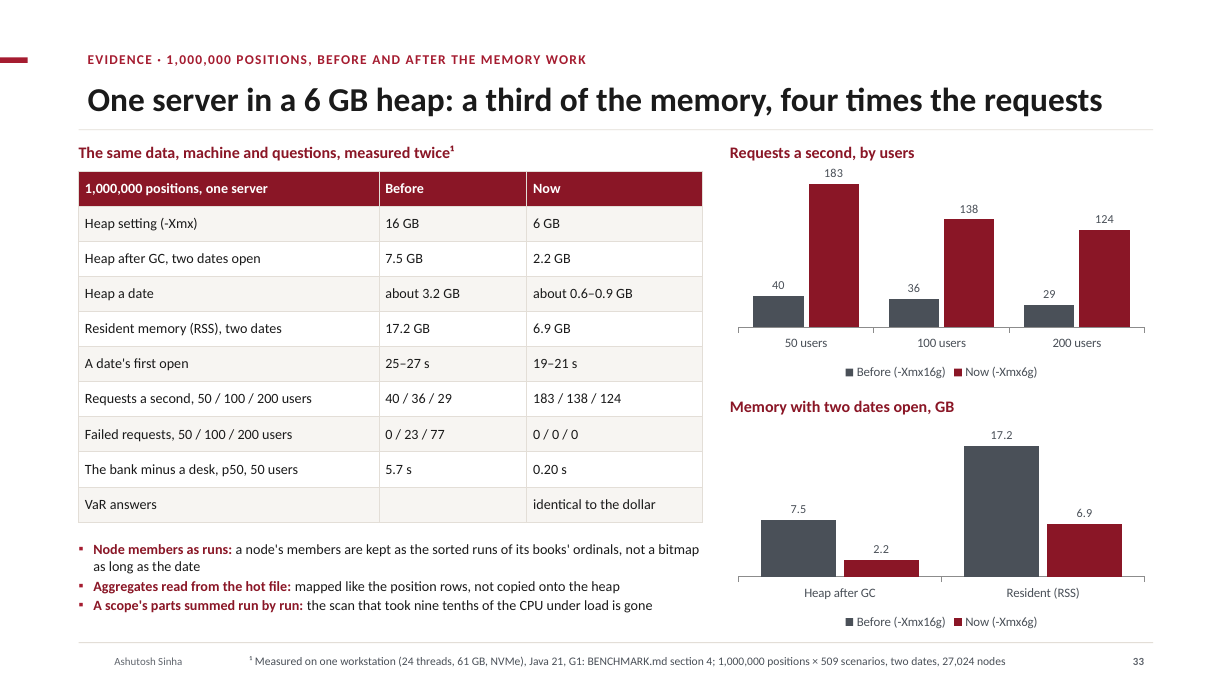
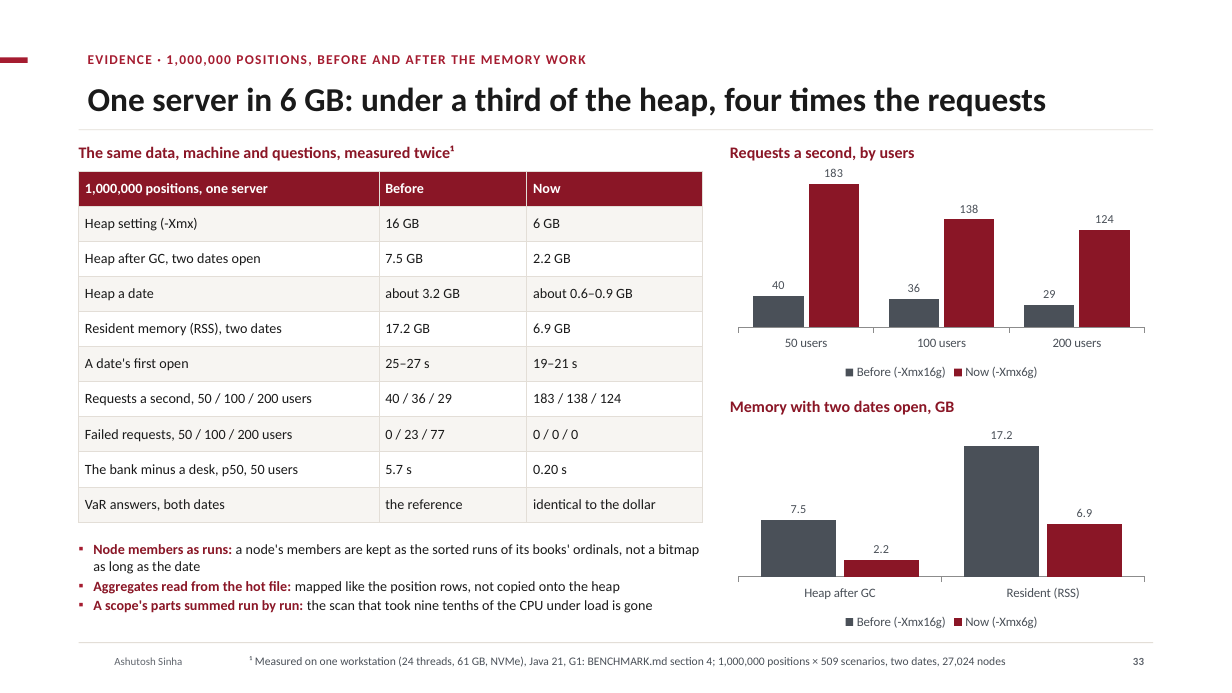
Before and after one commit to ajsinha/drishti, a slide deck: slide 33 of docs/publications/Drishti-VaR-Engine.pptx. Drawn at 1232x693 pixels with LibreOffice and Linux fonts; fonts in the diff are those of the drawing; background and template pictures are left out. Boxes give left, top, right and bottom in pixels: in the first picture for what was removed or moved away, otherwise in the second. Text is boxed around its words. In the diff, an @@ line names an element or a change of style, - is before the commit and + after.

```diff
--- a/docs/publications/Drishti-VaR-Engine.pptx
+++ b/docs/publications/Drishti-VaR-Engine.pptx
@@ title at [88,87,1047,117]: text changed @@
-One server in a 6 GB heap: a third of the memory, four times the requests
+One server in 6 GB: under a third of the heap, four times the requests
@@ table at [79,171,702,522] @@
-row 10, column 1: VaR answers
+row 10, column 1: VaR answers, both dates
-row 10, column 2: 
+row 10, column 2: the reference
```
Also in this commit, not shown: 4 other slides changed, 5 other files.
